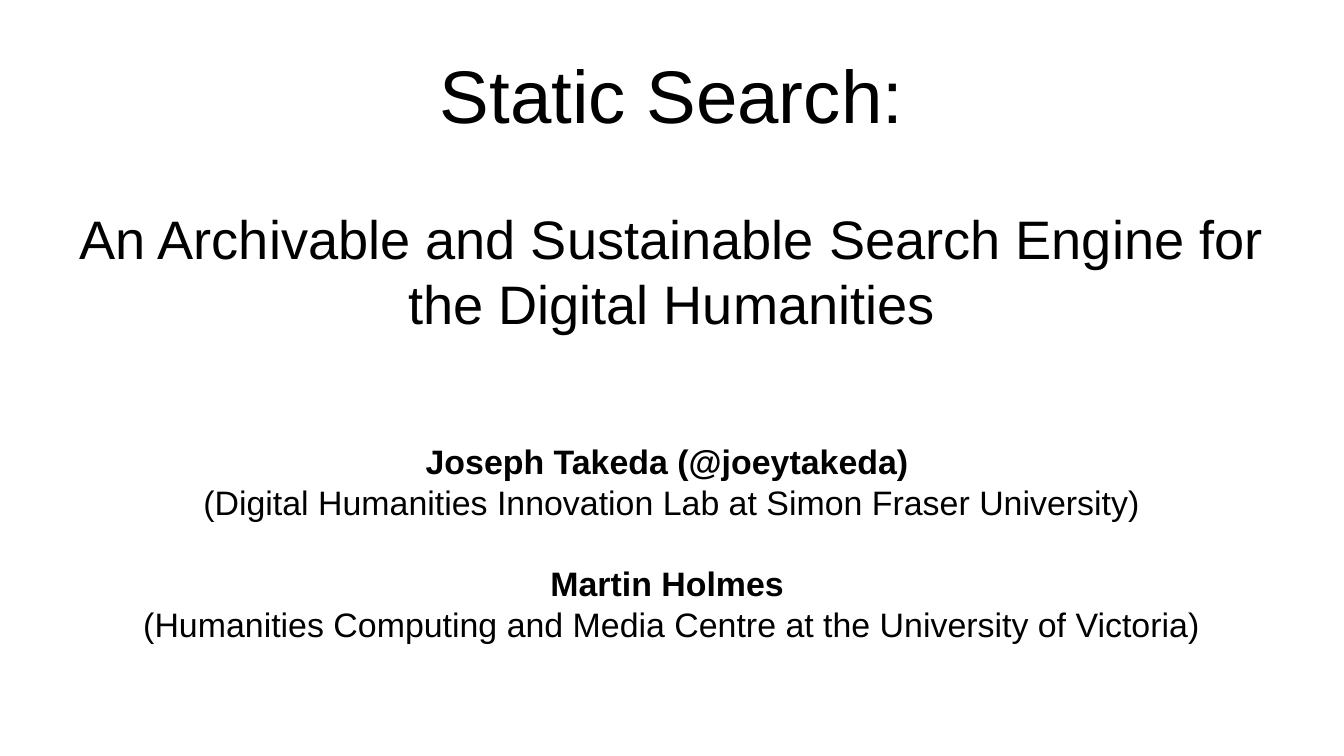
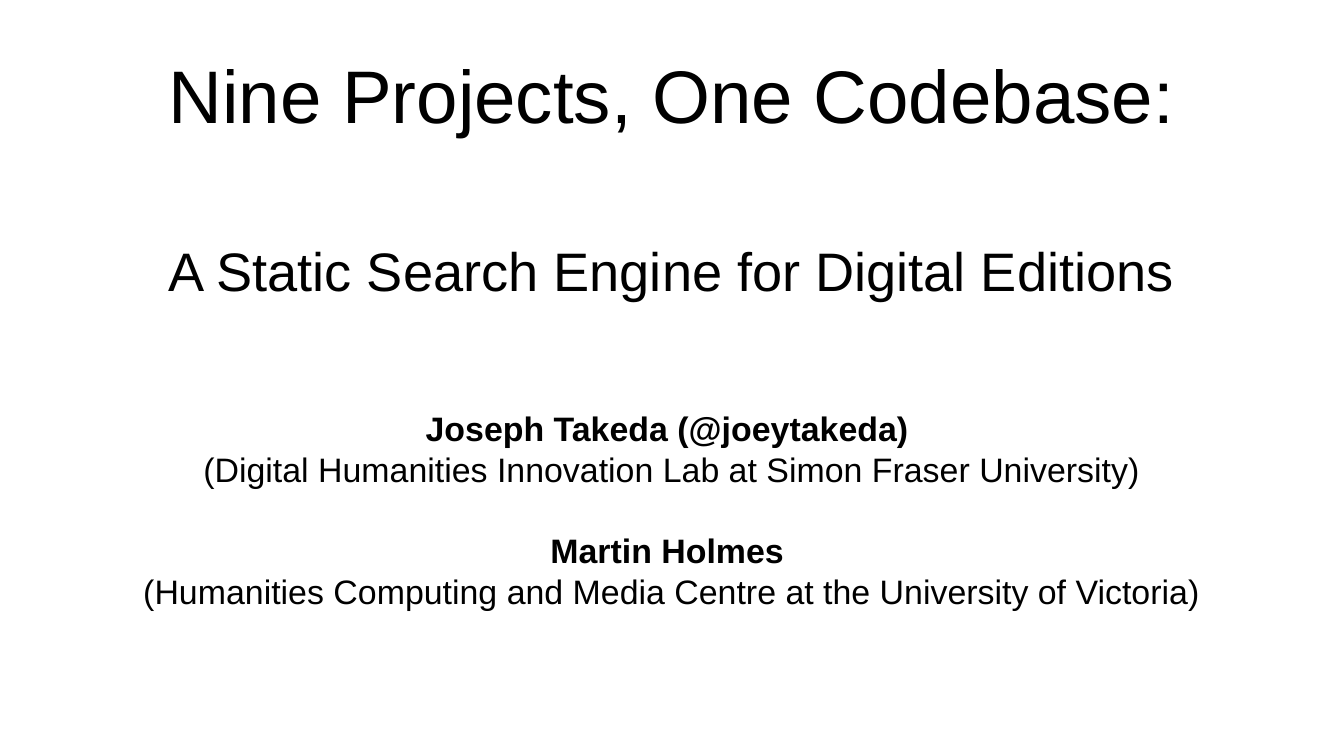
Before and after one commit to projectEndings/Endings, a slide deck: slide 1 of presentations/ubc2020/nineProjects.odp (slide 7 before the commit). Drawn at 1344x756 pixels with LibreOffice and Linux fonts; fonts in the diff are those of the drawing. Boxes give left, top, right and bottom in pixels: in the first picture for what was removed or moved away, otherwise in the second. Text is boxed around its words. In the diff, an @@ line names an element or a change of style, - is before the commit and + after.

```diff
--- a/presentations/ubc2020/nineProjects.odp
+++ b/presentations/ubc2020/nineProjects.odp
@@ title at (168, 69, 1174, 137): text changed @@
-Static Search:
+Nine Projects, One Codebase:
@@ subtitle at (168, 251, 1174, 301): text changed @@
-An Archivable and Sustainable Search Engine for the Digital Humanities
+A Static Search Engine for Digital Editions
```
Also in this commit, not shown: 20 other slides changed, 6 slides added, 1 slide removed, 1 other file.
